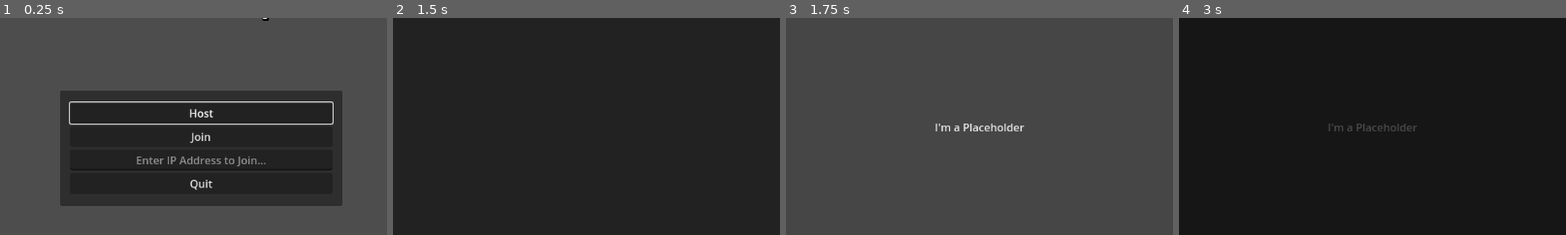
Above: before the commit, frames 1-4 (left to right).
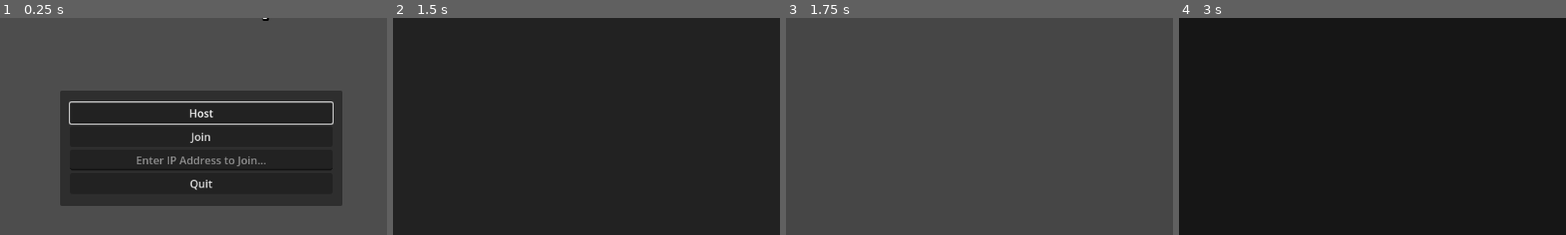
Above: after the commit, the same moments.

Repository: Twalton1452/Run_Delivery_Man_Run
Game: Godot game, scene res://scenes/Main.tscn
Two runs of this game, one before a commit and one after it. Both use one fixed random seed, a clock stepped at 60 frames per second and the inputs below. Sound files missing from this copy of the repository are replaced by a short silence.
Inputs (mouse positions are % of the whole screen's width and height, from its top left):
- Up to frame 1 (0.25 s): no input
- Up to frame 2 (1.5 s): click (50, 53) at 0.52 s; type "12" at 0.6 s; click "Host" at 1.25 s
- Up to frame 3 (1.75 s): no input
- Up to frame 4 (3 s): tap Enter at 2 s; move the mouse to (72, 45) at 2.02 s; hold D (right, bound only after the commit) 2.03-2.78 s; hold T (unlock_cursor, bound only after the commit) 2.03-2.78 s; tap Space (jump, bound only after the commit) at 2.27, 2.3, 2.57, 2.85 s; tap R (restart_level) at 2.75 s; move the mouse to (30, 55) at 2.77 s; hold S (down, bound only after the commit) from 2.78 s (still down)
The pictures show only the part of the screen within x 24-74%, y 20-70%; the shares and areas given below are measured in that part.

Frames 1-2 are identical in both runs. In frame 3, 0.4% of the frame differs, in the area x 38-62%, y 48-53%; in frame 4, 0.3%.
Error after the commit: Parse Error: Identifier "CircularBuffer" not declared in the current scope. (res://scripts/Player.gd:16)

Commit message:
Initialize clientside_prediction

Diff:
--- a/project.godot
+++ b/project.godot
@@ -43,6 +43,45 @@
 "events": [Object(InputEventKey,"resource_local_to_scene":false,"resource_name":"","device":-1,"window_id":0,"alt_press …(182 unchanged characters)…
 ]
 }
+left={
+"deadzone": 0.5,
+"events": [Object(InputEventKey,"resource_local_to_scene":false,"resource_name":"","device":-1,"window_id":0,"alt_pressed":false,"shift_pressed":false,"ctrl_pressed":false,"meta_pressed":false,"pressed":false,"keycode":0,"physical_keycode":65,"key_label":0,"unicode":97,"echo":false,"script":null)
+]
+}
+right={
+"deadzone": 0.5,
+"events": [Object(InputEventKey,"resource_local_to_scene":false,"resource_name":"","device":-1,"window_id":0,"alt_pressed":false,"shift_pressed":false,"ctrl_pressed":false,"meta_pressed":false,"pressed":false,"keycode":0,"physical_keycode":68,"key_label":0,"unicode":100,"echo":false,"script":null)
+]
+}
+up={
+"deadzone": 0.5,
+"events": [Object(InputEventKey,"resource_local_to_scene":false,"resource_name":"","device":-1,"window_id":0,"alt_pressed":false,"shift_pressed":false,"ctrl_pressed":false,"meta_pressed":false,"pressed":false,"keycode":0,"physical_keycode":87,"key_label":0,"unicode":119,"echo":false,"script":null)
+]
+}
+down={
+"deadzone": 0.5,
+"events": [Object(InputEventKey,"resource_local_to_scene":false,"resource_name":"","device":-1,"window_id":0,"alt_pressed":false,"shift_pressed":false,"ctrl_pressed":false,"meta_pressed":false,"pressed":false,"keycode":0,"physical_keycode":83,"key_label":0,"unicode":115,"echo":false,"script":null)
+]
+}
+jump={
+"deadzone": 0.5,
+"events": [Object(InputEventKey,"resource_local_to_scene":false,"resource_name":"","device":-1,"window_id":0,"alt_pressed":false,"shift_pressed":false,"ctrl_pressed":false,"meta_pressed":false,"pressed":false,"keycode":0,"physical_keycode":32,"key_label":0,"unicode":32,"echo":false,"script":null)
+]
+}
+unlock_cursor={
+"deadzone": 0.5,
+"events": [Object(InputEventKey,"resource_local_to_scene":false,"resource_name":"","device":-1,"window_id":0,"alt_pressed":false,"shift_pressed":false,"ctrl_pressed":false,"meta_pressed":false,"pressed":false,"keycode":0,"physical_keycode":84,"key_label":0,"unicode":116,"echo":false,"script":null)
+]
+}
+
+[layer_names]
+
+3d_physics/layer_1="World"
+3d_physics/layer_2="Player"
+
+[physics]
+
+common/physics_jitter_fix=0.0
 
 [rendering]
 
--- a/resources/StandardLevels.tres
+++ b/resources/StandardLevels.tres
@@ -1,8 +1,8 @@
 [gd_resource type="Resource" script_class="LevelStore" load_steps=3 format=3 uid="uid://uqgpdisuofwn"]
 
 [ext_resource type="Script" path="res://scripts/resources/LevelStore.gd" id="1_752wh"]
-[ext_resource type="PackedScene" uid="uid://w1jmaiymn05a" path="res://scenes/levels/PlaceholderLevel.tscn" id="1_wmci8"]
+[ext_resource type="PackedScene" uid="uid://dd8b0cqsy0ddh" path="res://scenes/levels/Playground.tscn" id="1_r28m1"]
 
 [resource]
 script = ExtResource("1_752wh")
-levels = Array[PackedScene]([ExtResource("1_wmci8")])
+levels = Array[PackedScene]([ExtResource("1_r28m1")])
--- /dev/null
+++ b/scenes/Player.tscn
@@ -0,0 +1,55 @@
+[gd_scene load_steps=9 format=3 uid="uid://7188haek1n73"]
+
+[ext_resource type="Script" path="res://scripts/Player.gd" id="1_5bue4"]
+[ext_resource type="Script" path="res://scripts/PlayerInput.gd" id="2_qrae6"]
+
+[sub_resource type="CapsuleMesh" id="CapsuleMesh_ns1nv"]
+
+[sub_resource type="StandardMaterial3D" id="StandardMaterial3D_jf68f"]
+albedo_color = Color(0.184314, 0.184314, 0.184314, 1)
+
+[sub_resource type="BoxMesh" id="BoxMesh_j4ybv"]
+material = SubResource("StandardMaterial3D_jf68f")
+
+[sub_resource type="CapsuleShape3D" id="CapsuleShape3D_368e4"]
+
+[sub_resource type="SceneReplicationConfig" id="SceneReplicationConfig_o20kg"]
+properties/0/path = NodePath(".:position")
+properties/0/spawn = true
+properties/0/sync = false
+properties/0/watch = false
+
+[sub_resource type="SceneReplicationConfig" id="SceneReplicationConfig_8hfuj"]
+properties/0/path = NodePath("..:rotation")
+properties/0/spawn = true
+properties/0/sync = true
+properties/0/watch = false
+
+[node name="Player" type="CharacterBody3D"]
+collision_layer = 2
+script = ExtResource("1_5bue4")
+
+[node name="MeshInstance3D" type="MeshInstance3D" parent="."]
+transform = Transform3D(1, 0, 0, 0, 1, 0, 0, 0, 1, 0, 1, 0)
+mesh = SubResource("CapsuleMesh_ns1nv")
+
+[node name="Camera3D" type="Camera3D" parent="."]
+transform = Transform3D(1, 0, 0, 0, 1, 0, 0, 0, 1, 0, 1.5, -0.5)
+
+[node name="Eyes" type="MeshInstance3D" parent="Camera3D"]
+transform = Transform3D(1, 0, 0, 0, 0.303581, 0, 0, 0, 0.0584915, 0, -0.0169319, 0.0213387)
+mesh = SubResource("BoxMesh_j4ybv")
+skeleton = NodePath("../..")
+
+[node name="CollisionShape3D" type="CollisionShape3D" parent="."]
+transform = Transform3D(1, 0, 0, 0, 1, 0, 0, 0, 1, 0, 1, 0)
+shape = SubResource("CapsuleShape3D_368e4")
+
+[node name="SpawnSynchronizer" type="MultiplayerSynchronizer" parent="."]
+replication_config = SubResource("SceneReplicationConfig_o20kg")
+
+[node name="PlayerInput" type="Node" parent="."]
+script = ExtResource("2_qrae6")
+
+[node name="RotationSynchronizer" type="MultiplayerSynchronizer" parent="PlayerInput"]
+replication_config = SubResource("SceneReplicationConfig_8hfuj")
--- /dev/null
+++ b/scenes/levels/Playground.tscn
@@ -0,0 +1,109 @@
+[gd_scene load_steps=10 format=3 uid="uid://dd8b0cqsy0ddh"]
+
+[ext_resource type="Script" path="res://scripts/PlayerSpawner.gd" id="1_0skrm"]
+
+[sub_resource type="ProceduralSkyMaterial" id="ProceduralSkyMaterial_0tfx1"]
+sky_horizon_color = Color(0.64625, 0.65575, 0.67075, 1)
+ground_horizon_color = Color(0.64625, 0.65575, 0.67075, 1)
+
+[sub_resource type="Sky" id="Sky_qaq2d"]
+sky_material = SubResource("ProceduralSkyMaterial_0tfx1")
+
+[sub_resource type="Environment" id="Environment_qgafu"]
+background_mode = 2
+sky = SubResource("Sky_qaq2d")
+tonemap_mode = 2
+
+[sub_resource type="StandardMaterial3D" id="StandardMaterial3D_7xdvb"]
+albedo_color = Color(0, 0.45098, 0.635294, 1)
+
+[sub_resource type="BoxMesh" id="BoxMesh_3v5g7"]
+material = SubResource("StandardMaterial3D_7xdvb")
+size = Vector3(25, 1, 25)
+
+[sub_resource type="BoxShape3D" id="BoxShape3D_s2lq4"]
+size = Vector3(25, 1, 25)
+
+[sub_resource type="BoxMesh" id="BoxMesh_hyxb6"]
+
+[sub_resource type="BoxShape3D" id="BoxShape3D_fqf88"]
+
+[node name="Playground" type="Node3D"]
+
+[node name="DirectionalLight3D" type="DirectionalLight3D" parent="."]
+transform = Transform3D(-0.866023, -0.433016, 0.250001, 0, 0.499998, 0.866027, -0.500003, 0.749999, -0.43301, 0, 0, 0)
+shadow_enabled = true
+
+[node name="WorldEnvironment" type="WorldEnvironment" parent="."]
+environment = SubResource("Environment_qgafu")
+
+[node name="Players" type="Node3D" parent="."]
+
+[node name="PlayerSpawner" type="MultiplayerSpawner" parent="."]
+_spawnable_scenes = PackedStringArray("res://scenes/Player.tscn")
+spawn_path = NodePath("../Players")
+script = ExtResource("1_0skrm")
+
+[node name="Ground" type="StaticBody3D" parent="."]
+collision_mask = 0
+
+[node name="MeshInstance3D" type="MeshInstance3D" parent="Ground"]
+mesh = SubResource("BoxMesh_3v5g7")
+skeleton = NodePath("../..")
+
+[node name="CollisionShape3D" type="CollisionShape3D" parent="Ground"]
+shape = SubResource("BoxShape3D_s2lq4")
+
+[node name="StaticBody3D" type="StaticBody3D" parent="."]
+transform = Transform3D(1, 0, 0, 0, 1, 0, 0, 0, 1, -1, 1, 8)
+
+[node name="MeshInstance3D" type="MeshInstance3D" parent="StaticBody3D"]
+mesh = SubResource("BoxMesh_hyxb6")
+
+[node name="CollisionShape3D" type="CollisionShape3D" parent="StaticBody3D"]
+shape = SubResource("BoxShape3D_fqf88")
+
+[node name="StaticBody3D2" type="StaticBody3D" parent="."]
+transform = Transform3D(1, 0, 0, 0, 1, 0, 0, 0, 1, -2, 1, 8)
+
+[node name="MeshInstance3D" type="MeshInstance3D" parent="StaticBody3D2"]
+mesh = SubResource("BoxMesh_hyxb6")
+
+[node name="CollisionShape3D" type="CollisionShape3D" parent="StaticBody3D2"]
+shape = SubResource("BoxShape3D_fqf88")
+
+[node name="StaticBody3D3" type="StaticBody3D" parent="."]
+transform = Transform3D(1, 0, 0, 0, 1, 0, 0, 0, 1, -3, 1, 8)
+
+[node name="MeshInstance3D" type="MeshInstance3D" parent="StaticBody3D3"]
+mesh = SubResource("BoxMesh_hyxb6")
+
+[node name="CollisionShape3D" type="CollisionShape3D" parent="StaticBody3D3"]
+shape = SubResource("BoxShape3D_fqf88")
+
+[node name="StaticBody3D4" type="StaticBody3D" parent="."]
+transform = Transform3D(1, 0, 0, 0, 1, 0, 0, 0, 1, -2, 2, 8)
+
+[node name="MeshInstance3D" type="MeshInstance3D" parent="StaticBody3D4"]
+mesh = SubResource("BoxMesh_hyxb6")
+
+[node name="CollisionShape3D" type="CollisionShape3D" parent="StaticBody3D4"]
+shape = SubResource("BoxShape3D_fqf88")
+
+[node name="StaticBody3D5" type="StaticBody3D" parent="."]
+transform = Transform3D(1, 0, 0, 0, 1, 0, 0, 0, 1, -3, 2, 8)
+
+[node name="MeshInstance3D" type="MeshInstance3D" parent="StaticBody3D5"]
+mesh = SubResource("BoxMesh_hyxb6")
+
+[node name="CollisionShape3D" type="CollisionShape3D" parent="StaticBody3D5"]
+shape = SubResource("BoxShape3D_fqf88")
+
+[node name="StaticBody3D6" type="StaticBody3D" parent="."]
+transform = Transform3D(1, 0, 0, 0, 1, 0, 0, 0, 1, -3, 3, 8)
+
+[node name="MeshInstance3D" type="MeshInstance3D" parent="StaticBody3D6"]
+mesh = SubResource("BoxMesh_hyxb6")
+
+[node name="CollisionShape3D" type="CollisionShape3D" parent="StaticBody3D6"]
+shape = SubResource("BoxShape3D_fqf88")
--- /dev/null
+++ b/scripts/PendingInput.gd
@@ -0,0 +1,29 @@
+class_name PendingInput
+
+## Class to store input data for a given frame for Server Reconciliation
+## Player will hold onto this until the server acknowledges it
+## Until the server acknowledges this instance then the Client replays every
+## PendingInput performed after resetting their position
+## If structs were a thing this would be a struct.
+
+# Info about Delta time and why it isn't being stored:
+# Holding onto the Delta inbetween frames of input is useful for consistency
+# in replaying the actions, but  since we're grabbing input during physics ticks
+# and simulating movement in the same tick on the client and the server is
+# processing movement in the physics_process, the rate should always be consistent
+# 1/physics_ticks as long as the physics server doesn't waver it should work
+
+var direction : Vector3
+var jump : int
+var delta: float
+var sequence_number : int
+var resulting_position : Vector3
+
+func _init(_direction: Vector3, _jump: int, _delta: float, _sequence_number: int):
+	direction = _direction
+	jump = _jump
+	delta = _delta
+	sequence_number = _sequence_number
+
+func set_result(pos: Vector3) -> void:
+	resulting_position = pos
--- /dev/null
+++ b/scripts/Player.gd
@@ -0,0 +1,147 @@
+extends CharacterBody3D
+class_name Player
+
+const WALK_SPEED = 5.0
+const JUMP_VELOCITY = 4.5
+const BASE_FOV = 75.0
+const FOV_CHANGE = 2.0
+
+@onready var PHYSICS_DELTA = 1.0 / Engine.physics_ticks_per_second
+@onready var player_input : PlayerInput = $PlayerInput
+@onready var camera : Camera3D = $Camera3D
+
+var look_speed = .005
+var move_speed = WALK_SPEED
+
+var pending_inputs_buffer := CircularBuffer.new(16)
+var position_buffer : Array[Array] = []
+var last_processed_sequence := -1
+var to_process_sequence_upper_bound := -1
+
+# Get the gravity from the project settings to be synced with RigidBody nodes.
+var gravity = ProjectSettings.get_setting("physics/3d/default_gravity")
+
+@rpc("authority", "call_remote", "unreliable")
+func notify_clients_of_new_position(last_processed_sequence_id: int, new_position: Vector3, y_velocity: float) -> void:
+	# Clientside interpolation
+	if not player_input.is_multiplayer_authority():
+		position_buffer.push_back([Time.get_unix_time_from_system(), new_position])
+	# Server Reconciliation
+	else:
+		# Gravity isn't deterministic in the [move] function, so for now I'm passing the y velocity
+		# That way when we resimulate input, the y_velocity is correct and there
+		# is no visual jitter because we're falling faster than before the simulation
+		velocity.y = y_velocity
+		player_input.server_reconciliation(last_processed_sequence_id, new_position)
+
+## Received Input from Client Player
+## To be processed during the next physics frame
+@rpc("any_peer", "call_remote", "unreliable_ordered")
+func send_input_to_server(direction: Vector3, jump: int, delta: float, sequence_number: int):
+	if not is_correct_player(multiplayer.get_remote_sender_id()):
+		return
+
+	# Input Validation
+	if !is_valid_direction(direction) or !is_valid_delta(delta):
+		push_warning("Got invalid input from: ", multiplayer.get_remote_sender_id(), " | Direction: ", direction, " Delta: ", delta)
+		return
+
+	queue_input(direction, jump, delta, sequence_number)
+
+## Server receives Input from clients and moves them
+func _physics_process(delta):
+	# Clientside interpolation
+	if not player_input.is_multiplayer_authority():
+		var timestamp = Time.get_unix_time_from_system() - delta
+
+		# Drop older positions
+		while position_buffer.size() >= 2 && position_buffer[1][0] <= timestamp:
+			position_buffer.pop_front()
+
+		if position_buffer.size() >= 2 && position_buffer[0][0] <= timestamp && timestamp <= position_buffer[1][0]:
+			var pos0 = position_buffer[0][1]
+			var pos1 = position_buffer[1][1]
+			var t0 = position_buffer[0][0]
+			var t1 = position_buffer[1][0]
+			position = pos0 + (pos1 - pos0) * (timestamp - t0) / (t1 - t0);
+
+	if not is_multiplayer_authority():
+		return
+
+	# Server Movement
+	var processed_inputs = last_processed_sequence < to_process_sequence_upper_bound
+	while last_processed_sequence < to_process_sequence_upper_bound:
+		var pending_input = pending_inputs_buffer.get_item(last_processed_sequence + 1)
+		# Lost a packet
+		if pending_input == null:
+			last_processed_sequence += 1
+			push_warning("Server seems to have missed a packet for Sequence#: ", last_processed_sequence)
+			break
+
+		move(pending_input.direction, pending_input.jump, pending_input.delta)
+#		print("[Server Seq# %d] Velocity %s" % [pending_input.sequence_number, str(velocity)])
+		last_processed_sequence = pending_input.sequence_number
+		pending_inputs_buffer.remove_at(last_processed_sequence)
+
+	if processed_inputs:
+		notify_clients_of_new_position.rpc(last_processed_sequence, position, velocity.y)
+		return
+
+	# Player isn't trying to influence their air direction
+	if not is_on_floor():
+		# Add the gravity.
+		apply_idle_gravity()
+		notify_clients_of_new_position.rpc(last_processed_sequence, position, velocity.y)
+
+## Player isn't inputting anything, but they're airborne
+func apply_idle_gravity() -> void:
+	if not is_on_floor():
+		velocity.y -= gravity * PHYSICS_DELTA
+		move_and_slide()
+
+## Based on the velocity, change the camera's FOV
+## not used at the moment because the x,z velocity don't reset to 0
+## so the fov never changes back once it gets modified unless hitting a wall
+func movement_based_fov_change() -> void:
+	var velocity_clamped = clamp(velocity.length(), 0.5, move_speed * 2)
+	var target_fov = BASE_FOV + FOV_CHANGE * velocity_clamped
+	camera.fov = lerp(camera.fov, target_fov, PHYSICS_DELTA * 8.0)
+
+func move(direction: Vector3, jump: int, delta: float) -> void:
+	if not is_on_floor():
+		velocity.y -= gravity * delta
+
+	# Handle Jump.
+	if jump > 0 and is_on_floor():
+		velocity.y = JUMP_VELOCITY
+
+	if is_on_floor():
+		velocity.x = direction.x * move_speed
+		velocity.z = direction.z * move_speed
+	else:
+		# After a jump, allow the player to influence the direction slightly
+		if direction:
+			velocity.x = lerp(velocity.x, direction.x * move_speed, delta * 2.0)
+			velocity.z = lerp(velocity.z, direction.z * move_speed, delta * 2.0)
+
+	move_and_slide()
+
+## The player needs to give the server a normal vector and it will apply speeds
+func is_valid_direction(direction: Vector3) -> bool:
+	return direction == Vector3.ZERO or direction.is_normalized()
+
+## Too large of a delta could move the player forward more than expected
+func is_valid_delta(delta: float) -> bool:
+	return delta < 0.5
+
+## Ensure the sender can execute RPCs on this entity
+## This could likely be spoofed, but it's an extra layer of obfuscation
+func is_correct_player(sender_id: int) -> bool:
+	return sender_id == player_input.get_multiplayer_authority()
+
+func queue_input(direction: Vector3, jump: int, delta: float, sequence_number: int) -> void:
+#	pending_inputs.push_back(PendingInput.new(direction, jump, delta, sequence_number))
+	pending_inputs_buffer.insert_item(sequence_number, PendingInput.new(direction, jump, delta, sequence_number))
+	# Take the largest sequence and we'll work forward from our last_processed_sequence
+	to_process_sequence_upper_bound = max(to_process_sequence_upper_bound, sequence_number)
+	# start seq =
--- /dev/null
+++ b/scripts/PlayerInput.gd
@@ -0,0 +1,93 @@
+extends Node
+class_name PlayerInput
+
+@export var x := 0.0
+@export var y := 0.0
+@export var jumping := 0
+@export var sequence_number := 0
+
+@onready var player : Player = get_parent()
+
+var pending_inputs_buffer := CircularBuffer.new(16)
+
+func _ready() -> void:
+	if not is_multiplayer_authority():
+		return
+
+	setup.call_deferred()
+
+func setup() -> void:
+	Input.mouse_mode = Input.MOUSE_MODE_CAPTURED
+	player.camera.current = true
+
+func _unhandled_input(event):
+	if not is_multiplayer_authority():
+		return
+
+	# Only used to exit the game currently
+	if event.is_action_pressed("unlock_cursor"):
+		if Input.mouse_mode == Input.MOUSE_MODE_CAPTURED:
+			Input.mouse_mode = Input.MOUSE_MODE_VISIBLE
+		else:
+			Input.mouse_mode = Input.MOUSE_MODE_CAPTURED
+
+	if event is InputEventMouseMotion and Input.mouse_mode == Input.MOUSE_MODE_CAPTURED:
+		player.rotate_y(-event.relative.x * player.look_speed)
+		player.camera.rotate_x(-event.relative.y * player.look_speed)
+		player.camera.rotation.x = clamp(player.camera.rotation.x, -PI/2, PI/2)
+
+func _physics_process(delta):
+	if not is_multiplayer_authority():
+		return
+
+	jumping = Input.is_action_pressed("jump")
+
+	x = Input.get_axis("left", "right")
+	y = Input.get_axis("up", "down")
+
+	var player_didnt_press_anything = jumping == 0 and x == 0 and y == 0
+	if player_didnt_press_anything:
+		# Simulate gravity when client doesn't press anything
+		# to keep client-side falling looking smooth
+		if not multiplayer.is_server():
+			player.apply_idle_gravity()
+		return
+
+	# Capture direction during input because we let the player have authority
+	# over their own rotation
+	var direction = (player.transform.basis * Vector3(x, 0, y)).normalized()
+
+	if multiplayer.is_server():
+		player.queue_input(direction, jumping, delta, sequence_number)
+		sequence_number += 1
+		return
+
+	# Hold onto the input until its acknowledged by the server
+	var pending_input = PendingInput.new(direction, jumping, delta, sequence_number)
+	pending_inputs_buffer.insert_item(sequence_number, pending_input)
+	player.send_input_to_server.rpc_id(1, direction, jumping, delta, sequence_number)
+	sequence_number += 1
+
+	# Clientside Prediction - Simulate player movement
+	player.move(direction, jumping, delta)
+#	print("[Client Seq# %d] Velocity %s" % [sequence_number - 1, str(player.velocity)])
+	pending_input.set_result(player.position)
+
+## Find the input the server just processed and check if our results match within reason
+## If they do match within reason then simply continue on as normal
+## If they do not match then set our position to the server's position and resimulate our inputs
+func server_reconciliation(last_processed_sequence: int, server_resulting_position: Vector3) -> void:
+	player.position = server_resulting_position
+	resimulate_inputs(last_processed_sequence)
+
+## Reapplying our inputs since the last server reconciliation
+func resimulate_inputs(last_processed_sequence: int) -> void:
+	var i = last_processed_sequence + 1 # Need to resimulate the unprocessed inputs
+	while i < sequence_number:
+		var pi = pending_inputs_buffer.get_item(i)
+		if pi == null:
+			break
+
+		player.move(pi.direction, pi.jump, pi.delta)
+		pi.set_result(player.position)
+		i += 1
--- /dev/null
+++ b/scripts/PlayerSpawner.gd
@@ -0,0 +1,37 @@
+extends MultiplayerSpawner
+
+@onready var parent_node = get_node(spawn_path)
+
+var player_scene : PackedScene = preload("res://scenes/Player.tscn")
+
+func _ready() -> void:
+	spawn_function = spawn_player
+
+	if not is_multiplayer_authority():
+		return
+
+	spawn_already_connected_players()
+	spawn(multiplayer.get_unique_id()) # Spawn self
+	multiplayer.peer_connected.connect(_on_peer_connected)
+	multiplayer.peer_disconnected.connect(_on_peer_disconnected)
+
+func spawn_player(id: int) -> Node:
+	var player : Player = player_scene.instantiate()
+	player.name = str(id)
+	player.get_node("PlayerInput").set_multiplayer_authority(id)
+	player.position = Vector3(0, 0.5, 0)
+	return player
+
+func spawn_already_connected_players() -> void:
+	for peer_id in multiplayer.get_peers():
+		spawn(peer_id)
+
+func _on_peer_connected(id: int) -> void:
+	spawn(id)
+
+func _on_peer_disconnected(id: int) -> void:
+	var player = parent_node.find_child(str(id))
+	if player == null:
+		return
+
+	player.queue_free()
